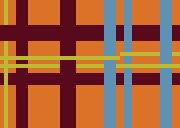
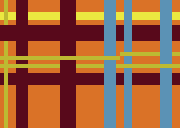
The second 180x128 image is a revision of the first. Changes to its layers:
showed "Layer 1" over [0, 12, 180, 20]
